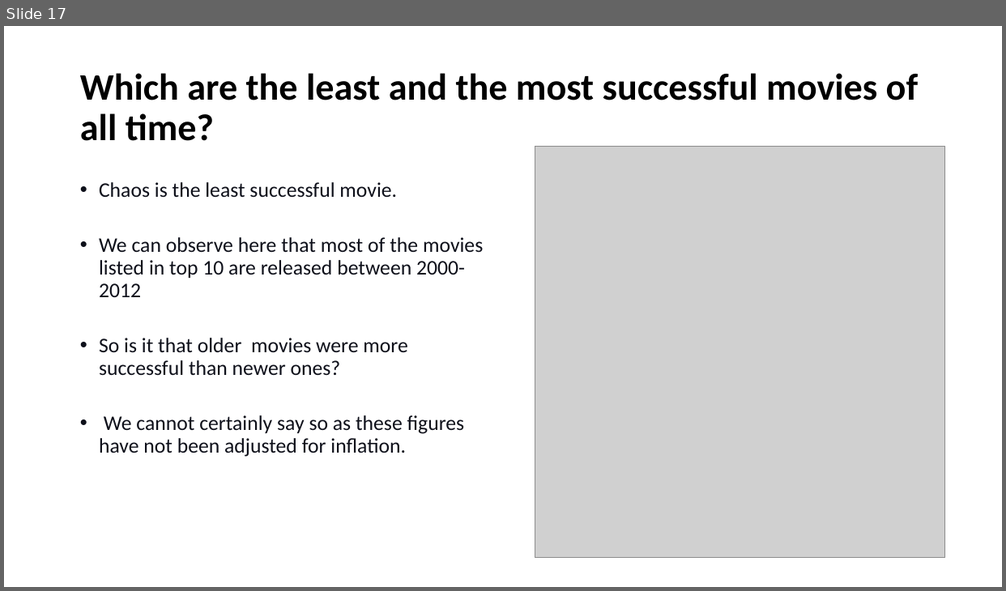
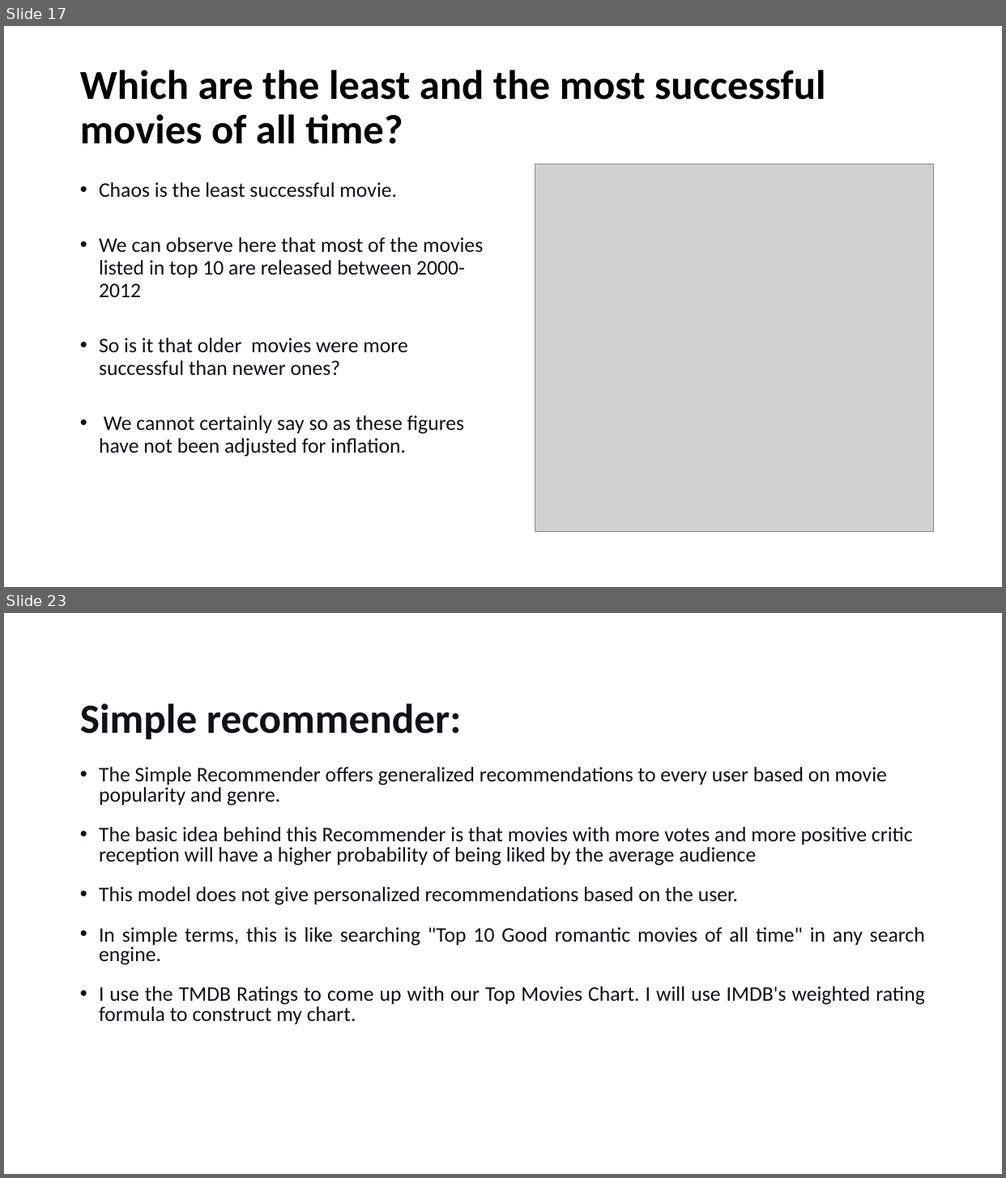
Before and after one commit to lasyabheemendra/Sprigboard-DatascienceProjects, a slide deck: Capstone2_Recommendation System for movies/Recommendation system.pptx. Shown one above the other, each under a label of ours: slide 17 before the commit, slides 17 and 23 after it; the slides between them are not shown. The pictures are 1006x591 and 1006x1178 pixels, drawn with LibreOffice and Linux fonts; fonts in the diff are those of the drawing; grey boxes stand for pictures. Boxes give left, top, right and bottom in pixels: in the first picture for what was removed or moved away, otherwise in the second. Text is boxed around its words. In the diff, an @@ line names an element or a change of style, - is before the commit and + after.

```diff
--- a/Capstone2_Recommendation System for movies/Recommendation system.pptx
+++ b/Capstone2_Recommendation System for movies/Recommendation system.pptx
@@ slide 23 added at [4, 613, 1002, 1174], background #FFFFFF @@
@@ title added at [80, 704, 462, 739], 40 pt, text #0E101A, bold @@
+Simple recommender:
@@ text added at [99, 767, 925, 1024], 20 pt, text #0E101A @@
+• The Simple Recommender offers generalized recommendations to every user based on movie popularity and genre.
+• The basic idea behind this Recommender is that movies with more votes and more positive critic reception will have a higher probability of being liked by the average audience
+• This model does not give personalized recommendations based on the user.
+• In simple terms, this is like searching "Top 10 Good romantic movies of all time" in any search engine.
+• I use the TMDB Ratings to come up with our Top Movies Chart. I will use IMDB's weighted rating formula to construct my chart.
@@ slide 17 changed as well @@
@@ title "Which are the least and ..." at [80, 70, 825, 144]: size 36 to 39.6 pt @@
@@ picture: place and size @@
-picture at [535, 146, 945, 557]
+picture at [535, 165, 934, 532]
```
Also in this commit, not shown: 15 other slides changed, 22 other slides added, 2 slides removed.
